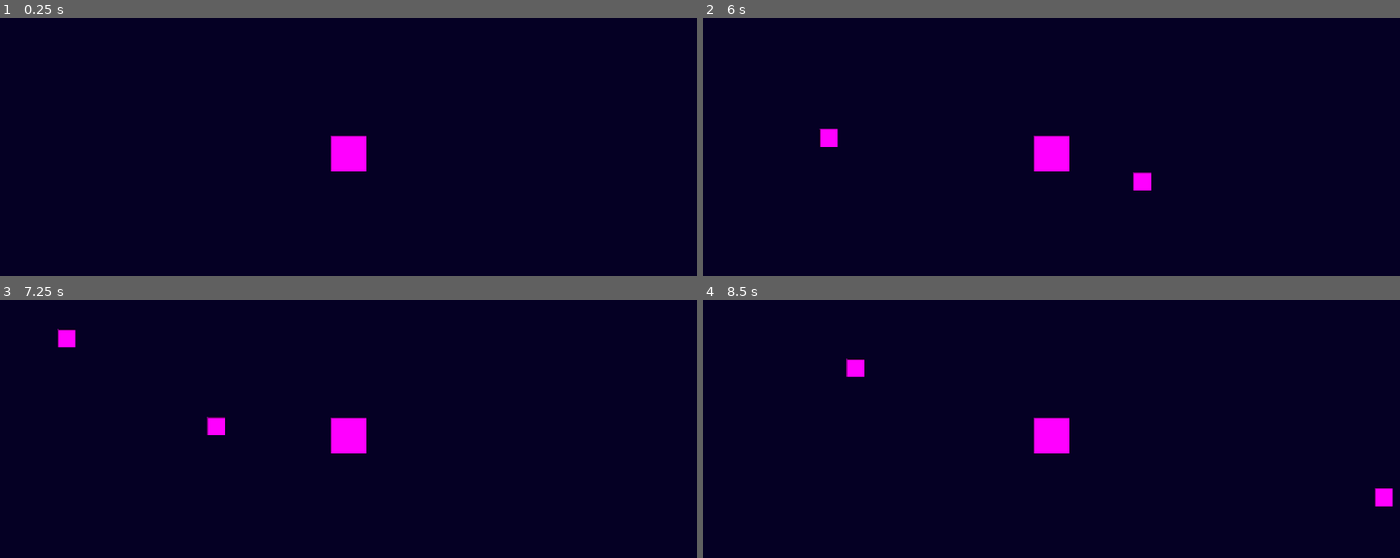
Above: before the commit, frames 1-4 (two rows, left to right).
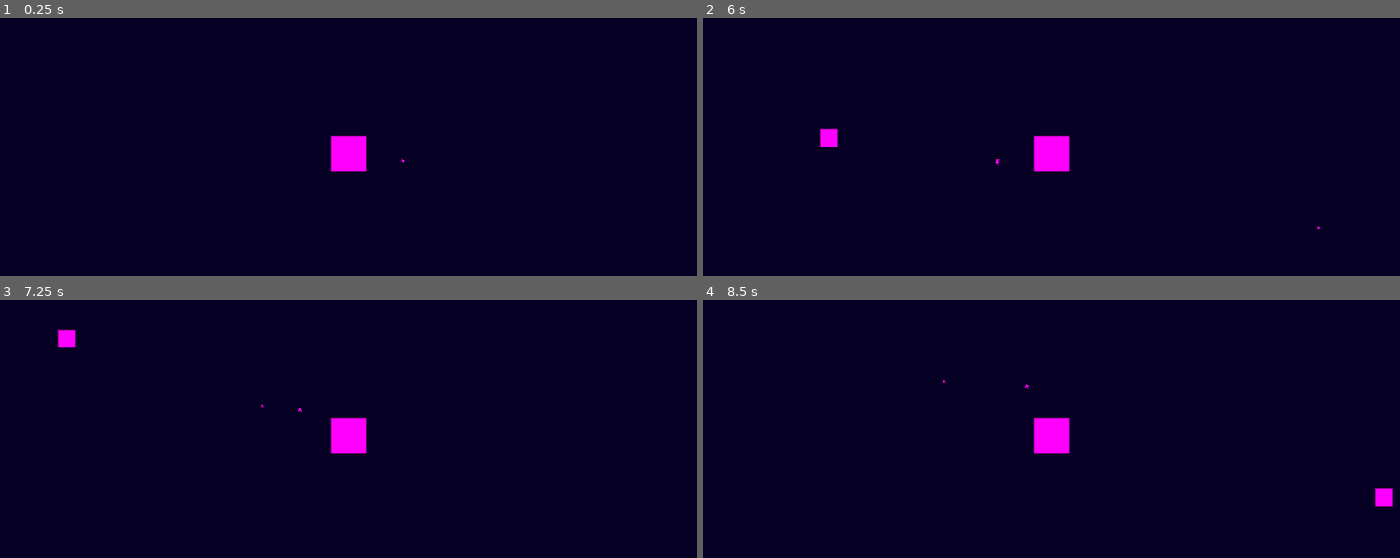
Above: after the commit, the same moments.

Repository: naeemR123/Learners-Game-Jam--2
Game: Godot game, scene res://Scenes/main.tscn
The game is run twice, just before and just after one commit, with the same random seed, the same clock (stepped at 60 frames per second) and the same inputs.
Inputs:
- Up to frame 1 (0.25 s): no input
- Up to frame 2 (6 s): tap Enter at 0.5, 0.6, 1.35, 2, 2.1, 2.85, 3.6, 4.35, 5.1, 5.85 s; tap Space at 1.25 s
- Up to frame 3 (7.25 s): tap Enter at 6.6 s
- Up to frame 4 (8.5 s): tap Enter at 7.35, 8.1 s

The runs differ from the first frame. In frame 1, less than 0.1% of the frame differs, in the area x 57-59%, y 54-57%; in frame 2, 0.2%; in frame 3, 0.2%; in frame 4, 0.2%, in the area x 20-47%, y 22-35%.

Commit message:
Added turret and projectile systems, updated scenes
Introduce a turret that orbits the planet, targets nearest asteroids and fires projectiles. Adds a Turret scene with orbiting pivot, Turret child, Muzzle marker, Range area, autostart Firerate timer and signal hookup; increases turret range radius and exposes orbit_speed and projectile_scene exports. Adds a Projectile scene and script (movement, start(target), collision handler) and increases projectile sprite size. Main scene now instances the turret pivot and registers the turret packed scene as an ext_resource. Adjusts planet collision_mask and adds a new 2D physics layer mapping in project.godot. Also adds a placeholder die() in asteroid.gd.

Diff:
--- a/Scenes/main.tscn
+++ b/Scenes/main.tscn
@@ -3,6 +3,7 @@
 [ext_resource type="PackedScene" uid="uid://clr4m10penbht" path="res://Scenes/planet.tscn" id="1_jjgbg"]
 [ext_resource type="Script" uid="uid://m860hk5ygins" path="res://Scripts/asteroid_spawner.gd" id="2_bo1nx"]
 [ext_resource type="PackedScene" uid="uid://dy1a5mdt6iqir" path="res://Scenes/asteroid.tscn" id="3_8gbba"]
+[ext_resource type="PackedScene" uid="uid://dha1d0wqh3pxm" path="res://Scenes/turret.tscn" id="4_jjvhh"]
 
 [node name="Main" type="Node2D" unique_id=1160054467]
 
@@ -23,4 +24,6 @@
 
 [node name="SpawnCooldown" type="Timer" parent="AsteroidSpawner" unique_id=1872355504]
 
+[node name="TurretPivot" parent="." unique_id=1893972898 instance=ExtResource("4_jjvhh")]
+
 [connection signal="timeout" from="AsteroidSpawner/SpawnCooldown" to="AsteroidSpawner" method="_on_spawn_cooldown_timeout"]
--- a/Scenes/planet.tscn
+++ b/Scenes/planet.tscn
@@ -9,7 +9,7 @@
 size = Vector2(100, 100)
 
 [node name="Planet" type="Area2D" unique_id=604275000]
-collision_mask = 2
+collision_mask = 0
 script = ExtResource("1_xehyc")
 
 [node name="CollisionShape2D" type="CollisionShape2D" parent="." unique_id=1249361661]
--- a/Scenes/projectile.tscn
+++ b/Scenes/projectile.tscn
@@ -5,7 +5,7 @@
 [sub_resource type="CircleShape2D" id="CircleShape2D_at5ip"]
 
 [sub_resource type="PlaceholderTexture2D" id="PlaceholderTexture2D_f8cdk"]
-size = Vector2(5, 5)
+size = Vector2(8, 8)
 
 [node name="Projectile" type="Area2D" unique_id=711774523]
 collision_layer = 4
@@ -17,3 +17,5 @@
 
 [node name="Sprite2D" type="Sprite2D" parent="." unique_id=1301667798]
 texture = SubResource("PlaceholderTexture2D_f8cdk")
+
+[connection signal="area_entered" from="." to="." method="_on_area_entered"]
--- a/Scenes/turret.tscn
+++ b/Scenes/turret.tscn
@@ -1,25 +1,36 @@
 [gd_scene format=3 uid="uid://dha1d0wqh3pxm"]
 
 [ext_resource type="Script" uid="uid://bflt2d1kwn5u4" path="res://Scripts/turret.gd" id="1_fcprl"]
+[ext_resource type="PackedScene" uid="uid://dp2nh1twswdbk" path="res://Scenes/projectile.tscn" id="2_hskch"]
 
 [sub_resource type="CircleShape2D" id="CircleShape2D_hskch"]
-radius = 500.0
+radius = 800.0
 
 [sub_resource type="PlaceholderTexture2D" id="PlaceholderTexture2D_6spbj"]
 size = Vector2(10, 10)
 
-[node name="Turret" type="Node2D" unique_id=1893972898]
+[node name="TurretPivot" type="Node2D" unique_id=1893972898]
 script = ExtResource("1_fcprl")
+orbit_speed = 0.5
+projectile_scene = ExtResource("2_hskch")
 
-[node name="Range" type="Area2D" parent="." unique_id=1202198135]
+[node name="Turret" type="Node2D" parent="." unique_id=889566566]
+position = Vector2(150, 0)
+
+[node name="Muzzle" type="Marker2D" parent="Turret" unique_id=1842706772]
+position = Vector2(0, -6)
+
+[node name="Range" type="Area2D" parent="Turret" unique_id=1202198135]
 collision_layer = 0
 collision_mask = 2
 
-[node name="CollisionShape2D" type="CollisionShape2D" parent="Range" unique_id=1356605166]
+[node name="CollisionShape2D" type="CollisionShape2D" parent="Turret/Range" unique_id=1356605166]
 shape = SubResource("CircleShape2D_hskch")
 
-[node name="Sprite2D" type="Sprite2D" parent="." unique_id=760573290]
+[node name="Sprite2D" type="Sprite2D" parent="Turret" unique_id=760573290]
 texture = SubResource("PlaceholderTexture2D_6spbj")
 
-[node name="Firerate" type="Timer" parent="." unique_id=545149817]
-wait_time = 0.5
+[node name="Firerate" type="Timer" parent="Turret" unique_id=545149817]
+autostart = true
+
+[connection signal="timeout" from="Turret/Firerate" to="." method="_on_firerate_timeout"]
--- a/Scripts/asteroid.gd
+++ b/Scripts/asteroid.gd
@@ -32,3 +32,7 @@
 	else:
 		queue_free()
 		print("Planet hit")
+
+
+func die():
+	pass
--- a/Scripts/projectile.gd
+++ b/Scripts/projectile.gd
@@ -1 +1,22 @@
 extends Area2D
+
+@export var speed : float = 400.0
+var direction: Vector2
+
+
+func start(start_pos: Vector2, target_pos: Vector2) -> void:
+	global_position = start_pos
+	direction = (target_pos - start_pos).normalized()
+
+	# Points the projectile in the direction it is flying
+	rotation = direction.angle()
+
+
+func _physics_process(delta: float) -> void:
+	global_position += direction * speed * delta
+
+
+func _on_area_entered(asteroid: Area2D) -> void:
+	# Destorys asteroid, then destroys self
+	asteroid.queue_free()
+	queue_free()
--- a/Scripts/turret.gd
+++ b/Scripts/turret.gd
@@ -1,11 +1,67 @@
 extends Node2D
 
 
-# Called when the node enters the scene tree for the first time.
+
+@export var orbit_speed : float = 1.0
+@export var projectile_scene : PackedScene
+
+@onready var turret_body : Node2D = $Turret
+@onready var range : Area2D = $Turret/Range
+@onready var muzzle : Marker2D = $Turret/Muzzle
+@onready var planet : Area2D = %Planet
+
 func _ready() -> void:
-	pass # Replace with function body.
+	global_position = planet.global_position
 
 
-# Called every frame. 'delta' is the elapsed time since the previous frame.
 func _process(delta: float) -> void:
-	pass
+	# Rotates the pivot, making the offset Turret orbit
+	rotation += orbit_speed * delta
+
+	# Sets the nearest asteroid as the target
+	var target = get_nearest_asteroid()
+
+	if target != null:
+		# Makes the turret visually face the target
+		turret_body.look_at(target.global_position)
+
+
+func _on_firerate_timeout() -> void:
+	# Sets the nearest asteroid as the target
+	var target = get_nearest_asteroid()
+
+	if target != null:
+		shoot(target)
+
+func get_nearest_asteroid() -> Area2D:
+
+	# Grab all areas currently inside the Range's collision circle
+	var asteroids_in_range = range.get_overlapping_areas()
+
+	if asteroids_in_range.is_empty():
+		return null
+
+	var nearest_asteroid: Area2D = null
+	var shortest_distance: float = INF  # INF stands for infinity
+
+	# Loops through asteroids and finds which one is closest to the turret
+	for asteroid in asteroids_in_range:
+		var distance = turret_body.global_position.distance_to(asteroid.global_position)
+		if distance < shortest_distance:
+			shortest_distance = distance
+			nearest_asteroid = asteroid
+
+
+	return nearest_asteroid
+
+
+func shoot(target: Area2D) -> void:
+	if projectile_scene == null:
+		return
+
+	var proj = projectile_scene.instantiate()
+	# Always add projectiles to the main scene so they don't inherit the turret's rotation!
+	get_tree().current_scene.add_child(proj)
+
+	# Initialize the projectile
+	proj.start(muzzle.global_position, target.global_position)
--- a/project.godot
+++ b/project.godot
@@ -61,6 +61,7 @@
 2d_physics/layer_1="Planet"
 2d_physics/layer_2="Asteroids"
 2d_physics/layer_3="Projectiles"
+2d_physics/layer_4="Resources"
 
 [physics]
 
